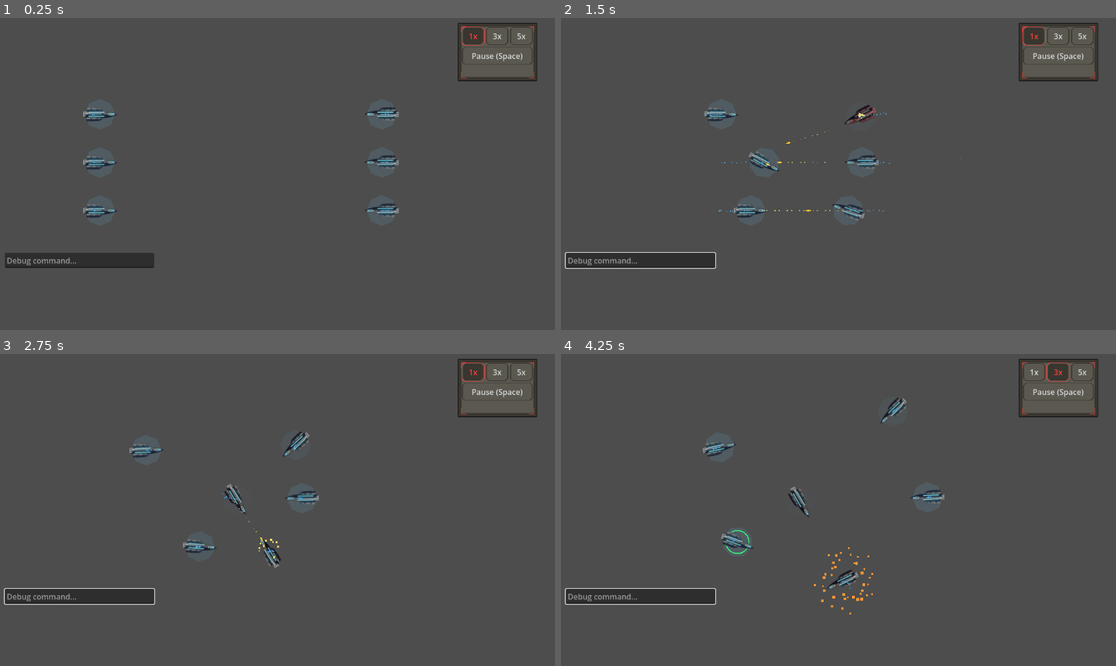
Above: before the commit, frames 1-4 (two rows, left to right).
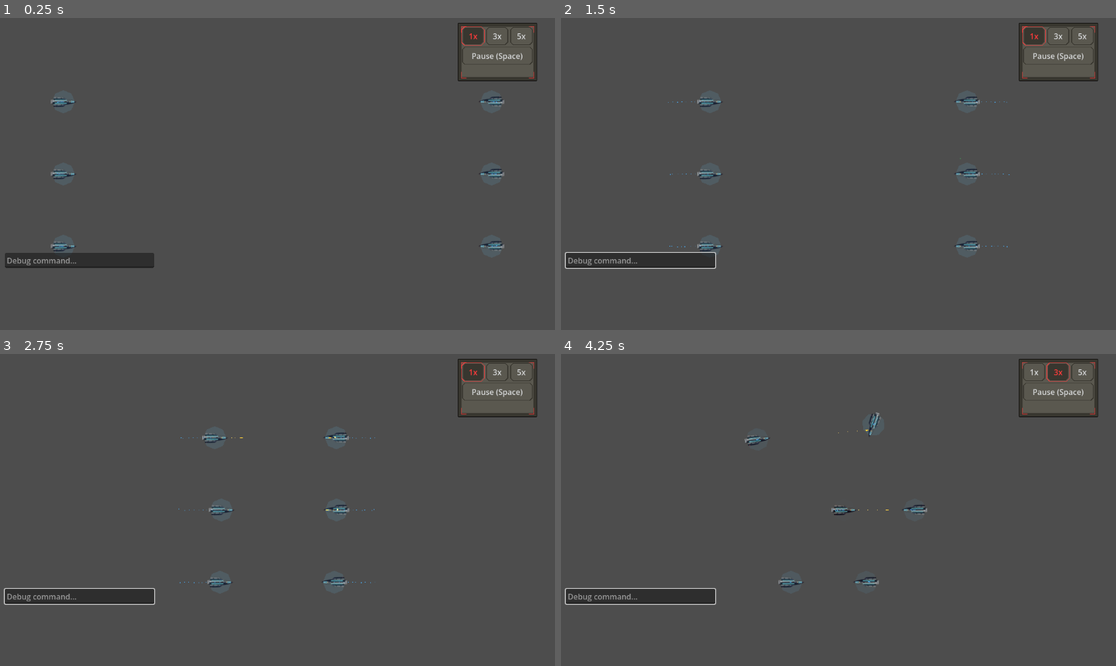
Above: after the commit, the same moments.

Repository: darthlemi/SpaceGame
Game: Godot game, scene res://scenes/combat/combat_scene.tscn
Two runs of this game, one before a commit and one after it. Both use one fixed random seed, a clock stepped at 60 frames per second and the inputs below. This scene is started directly instead of the project's main scene.
Inputs (mouse positions are in pixels of both pictures, inside the frame that each line leads up to):
- Up to frame 1 (0.25 s): no input
- Up to frame 2 (1.5 s): click (638, 261) at 0.52 s; type "12" at 0.6 s; tap Enter at 1.25 s; move the mouse to (960, 158) at 1.27 s; hold D from 1.28 s (still down); hold 4 (formation_box) from 1.28 s (still down); click (960, 158) at 1.42 s
- Up to frame 3 (2.75 s): tap Space at 1.52 s; release D at 2 s; release 4 (formation_box) at 2 s; click "1x" at 2 s
- Up to frame 4 (4.25 s): drag from (727, 525) to (810, 572) at 2.77 s; click "3x" at 3.5 s

The runs differ from the first frame. In frame 1, 1.3% of the frame differs, in the area x 9-91%, y 25-75%; in frame 2, 1.4%; in frame 3, 1.3%; in frame 4, 1.4%, in the area x 25-70%, y 14-84%.

Commit message:
Shrink capital 20% and double the combat arena with a pan/zoom camera
- capital.png re-rendered at 80% (122x111 px); hit_radius 54, shield,
  engine and mounts scaled to match
- Combat arena walls 2304x1296 (2x); spawn points and formation_spacing
  (120) doubled to keep the old proportions with 2x ships
- CombatCamera: wheel zoom about the cursor (fit-arena..1.5x, starts
  0.75), WASD/arrows pan, middle-drag; clamped to the arena, runs while
  paused, ignores keys while the debug console has focus
- Camera opens centred between the two fleets' spawn points

Co-Authored-By: Claude Opus 5.5 <noreply@anthropic.com>

Diff:
--- a/scenes/combat/combat_scene.tscn
+++ b/scenes/combat/combat_scene.tscn
@@ -1,21 +1,25 @@
-[gd_scene load_steps=6 format=3]
+[gd_scene load_steps=7 format=3]
 
 [ext_resource type="Script" path="res://scripts/combat/combat_scene.gd" id="1"]
 [ext_resource type="Script" path="res://scripts/controllers/fleet_commander.gd" id="2"]
 [ext_resource type="PackedScene" path="res://scenes/ui/debug_console.tscn" id="3"]
 [ext_resource type="PackedScene" path="res://scenes/ui/speed_controls.tscn" id="4"]
+[ext_resource type="Script" path="res://scripts/combat/combat_camera.gd" id="5"]
 
 [sub_resource type="RectangleShape2D" id="RectangleShape2D_horizontal"]
-size = Vector2(1160, 50)
+size = Vector2(2320, 50)
 
 [sub_resource type="RectangleShape2D" id="RectangleShape2D_vertical"]
-size = Vector2(50, 660)
+size = Vector2(50, 1308)
 
 [node name="CombatScene" type="Node2D"]
 script = ExtResource("1")
 
 [node name="FleetCommander" type="Node2D" parent="."]
 script = ExtResource("2")
+
+[node name="CombatCamera" type="Camera2D" parent="."]
+script = ExtResource("5")
 
 [node name="UILayer" type="CanvasLayer" parent="."]
 
@@ -35,25 +39,25 @@
 [node name="Bounds" type="Node2D" parent="."]
 
 [node name="TopWall" type="StaticBody2D" parent="Bounds"]
-position = Vector2(570, 15)
+position = Vector2(1152, 15)
 
 [node name="CollisionShape2D" type="CollisionShape2D" parent="Bounds/TopWall"]
 shape = SubResource("RectangleShape2D_horizontal")
 
 [node name="BottomWall" type="StaticBody2D" parent="Bounds"]
-position = Vector2(570, 625)
+position = Vector2(1152, 1273)
 
 [node name="CollisionShape2D" type="CollisionShape2D" parent="Bounds/BottomWall"]
 shape = SubResource("RectangleShape2D_horizontal")
 
 [node name="LeftWall" type="StaticBody2D" parent="Bounds"]
-position = Vector2(15, 320)
+position = Vector2(15, 648)
 
 [node name="CollisionShape2D" type="CollisionShape2D" parent="Bounds/LeftWall"]
 shape = SubResource("RectangleShape2D_vertical")
 
 [node name="RightWall" type="StaticBody2D" parent="Bounds"]
-position = Vector2(1125, 320)
+position = Vector2(2277, 648)
 
 [node name="CollisionShape2D" type="CollisionShape2D" parent="Bounds/RightWall"]
 shape = SubResource("RectangleShape2D_vertical")
--- a/scenes/ship/ship_capital.tscn
+++ b/scenes/ship/ship_capital.tscn
@@ -9,12 +9,12 @@
 [ext_resource type="Texture2D" path="res://assets/sprites/ships/capital.png" id="8"]
 
 [sub_resource type="CircleShape2D" id="1"]
-radius = 68.0
+radius = 54.0
 
 [node name="Ship" type="CharacterBody2D"]
 script = ExtResource("1")
 ship_type = 2
-hit_radius = 68.0
+hit_radius = 54.0
 randomize_loadout = true
 
 [node name="CollisionShape2D" type="CollisionShape2D" parent="."]
@@ -36,26 +36,26 @@
 max_speed = 90.0
 turn_rate = 1.0
 acceleration = 60.0
-hitbox_radius = 20.0
-position = Vector2(-66, 0)
+hitbox_radius = 16.0
+position = Vector2(-53, 0)
 
 [node name="WeaponMount" type="Node2D" parent="."]
 script = ExtResource("5")
-position = Vector2(47, 0)
-hitbox_radius = 18.0
+position = Vector2(38, 0)
+hitbox_radius = 14.0
 
 [node name="WeaponMount2" type="Node2D" parent="."]
 script = ExtResource("5")
-position = Vector2(40, -31)
-hitbox_radius = 18.0
+position = Vector2(32, -25)
+hitbox_radius = 14.0
 
 [node name="WeaponMount3" type="Node2D" parent="."]
 script = ExtResource("5")
-position = Vector2(40, 31)
-hitbox_radius = 18.0
+position = Vector2(32, 25)
+hitbox_radius = 14.0
 
 [node name="ShieldGlow" type="Polygon2D" parent="."]
-polygon = PackedVector2Array(84, 0, 59.4, 59.4, 0, 84, -59.4, 59.4, -84, 0, -59.4, -59.4, 0, -84, 59.4, -59.4)
+polygon = PackedVector2Array(67, 0, 47.4, 47.4, 0, 67, -47.4, 47.4, -67, 0, -47.4, -47.4, 0, -67, 47.4, -47.4)
 color = Color(0.4, 0.8, 1, 0.35)
 
 [node name="VFX" type="Node2D" parent="."]
--- /dev/null
+++ b/scripts/combat/combat_camera.gd
@@ -0,0 +1,80 @@
+class_name CombatCamera
+extends Camera2D
+
+# Pans and zooms over the combat arena: mouse wheel zooms about the cursor, WASD/arrows
+# pan, middle-drag grabs the view. Runs while paused and uses wall-clock time, so the
+# player can look around a paused or slowed fight.
+
+const PAN_SPEED := 900.0  # screen px per second, so panning feels the same at any zoom
+const ZOOM_STEP := 1.15
+const MAX_ZOOM := 1.5
+const START_ZOOM := 0.75
+
+@export var arena_size := Vector2(2304, 1296)
+
+var _dragging := false
+var _last_usec := 0
+
+func _ready() -> void:
+	process_mode = Node.PROCESS_MODE_ALWAYS
+	_last_usec = Time.get_ticks_usec()
+	zoom = Vector2.ONE * clampf(START_ZOOM, fit_zoom(_view_size(), arena_size), MAX_ZOOM)
+	position = clamp_center(position, _view_size(), zoom.x, arena_size)
+
+# Centre the view on a world point (clamped to the arena).
+func focus(point: Vector2) -> void:
+	position = clamp_center(point, _view_size(), zoom.x, arena_size)
+
+func _process(_delta: float) -> void:
+	var now := Time.get_ticks_usec()
+	var dt := (now - _last_usec) / 1_000_000.0
+	_last_usec = now
+	if get_viewport().gui_get_focus_owner() is LineEdit:
+		return  # typing in the debug console must not pan
+	var dir := Vector2(
+		float(Input.is_physical_key_pressed(KEY_D) or Input.is_key_pressed(KEY_RIGHT))
+			- float(Input.is_physical_key_pressed(KEY_A) or Input.is_key_pressed(KEY_LEFT)),
+		float(Input.is_physical_key_pressed(KEY_S) or Input.is_key_pressed(KEY_DOWN))
+			- float(Input.is_physical_key_pressed(KEY_W) or Input.is_key_pressed(KEY_UP)))
+	if dir != Vector2.ZERO:
+		position = clamp_center(position + dir.normalized() * PAN_SPEED * dt / zoom.x,
+			_view_size(), zoom.x, arena_size)
+
+func _unhandled_input(event: InputEvent) -> void:
+	if event is InputEventMouseButton:
+		match event.button_index:
+			MOUSE_BUTTON_WHEEL_UP, MOUSE_BUTTON_WHEEL_DOWN:
+				if event.pressed:
+					var step := ZOOM_STEP if event.button_index == MOUSE_BUTTON_WHEEL_UP else 1.0 / ZOOM_STEP
+					_zoom_at(event.position, zoom.x * step)
+			MOUSE_BUTTON_MIDDLE:
+				_dragging = event.pressed
+	elif event is InputEventMouseMotion and _dragging:
+		position = clamp_center(position - event.relative / zoom.x, _view_size(), zoom.x, arena_size)
+
+func _zoom_at(cursor: Vector2, wanted: float) -> void:
+	var view := _view_size()
+	var new_zoom := clampf(wanted, fit_zoom(view, arena_size), MAX_ZOOM)
+	var centre := zoom_about(position, view, cursor, zoom.x, new_zoom)
+	zoom = Vector2.ONE * new_zoom
+	position = clamp_center(centre, view, new_zoom, arena_size)
+
+func _view_size() -> Vector2:
+	return get_viewport_rect().size
+
+# Smallest zoom that still shows nothing outside the arena.
+static func fit_zoom(view: Vector2, arena: Vector2) -> float:
+	return maxf(view.x / arena.x, view.y / arena.y)
+
+# Keep the visible rect inside the arena; centre an axis the view is wider than.
+static func clamp_center(centre: Vector2, view: Vector2, zoom_level: float, arena: Vector2) -> Vector2:
+	var half := view / zoom_level / 2.0
+	var x := arena.x / 2.0 if half.x * 2.0 >= arena.x else clampf(centre.x, half.x, arena.x - half.x)
+	var y := arena.y / 2.0 if half.y * 2.0 >= arena.y else clampf(centre.y, half.y, arena.y - half.y)
+	return Vector2(x, y)
+
+# New camera centre that keeps the world point under the cursor fixed across a zoom change.
+static func zoom_about(centre: Vector2, view: Vector2, cursor: Vector2, old_zoom: float, new_zoom: float) -> Vector2:
+	var offset := cursor - view / 2.0
+	var world := centre + offset / old_zoom
+	return world - offset / new_zoom
--- a/scripts/combat/combat_scene.gd
+++ b/scripts/combat/combat_scene.gd
@@ -4,10 +4,11 @@
 const PLAYER_GROUP := &"player_fleet"
 const ENEMY_GROUP := &"enemy_fleet"
 
-@export var player_spawn_points: Array[Vector2] = [Vector2(200, 200), Vector2(200, 300), Vector2(200, 400)]
-@export var enemy_spawn_points: Array[Vector2] = [Vector2(800, 200), Vector2(800, 300), Vector2(800, 400)]
+@export var player_spawn_points: Array[Vector2] = [Vector2(400, 400), Vector2(400, 600), Vector2(400, 800)]
+@export var enemy_spawn_points: Array[Vector2] = [Vector2(1600, 400), Vector2(1600, 600), Vector2(1600, 800)]
 
 @onready var fleet_commander: FleetCommander = $FleetCommander
+@onready var combat_camera: CombatCamera = $CombatCamera
 @onready var result_label: Label = $UILayer/ResultLabel
 @onready var debug_console: Control = $UILayer/DebugConsole/Panel
 
@@ -34,6 +35,7 @@
 	else:
 		player_ships = _spawn_fleet(player_spawn_points, PLAYER_GROUP, ENEMY_GROUP, 0.0)
 		enemy_ships = _spawn_fleet(enemy_spawn_points, ENEMY_GROUP, PLAYER_GROUP, PI)
+	combat_camera.focus(_spawn_centre())
 
 	# Ships are instantiated dynamically here rather than as static scene children, so
 	# their own _ready() (which resolves @onready hull/shield/engine) hasn't run yet at
@@ -55,6 +57,16 @@
 	debug_console.command_entered.connect(_on_debug_command)
 	# An unarmed side loses before a shot is fired.
 	_check_battle_end()
+
+# Midpoint between the two fleets' spawn areas, where the fight opens.
+func _spawn_centre() -> Vector2:
+	var points := player_spawn_points + enemy_spawn_points
+	if points.is_empty():
+		return combat_camera.arena_size / 2.0
+	var total := Vector2.ZERO
+	for point in points:
+		total += point
+	return total / float(points.size())
 
 func _spawn_fleet(points: Array[Vector2], own_group: StringName, opposing_group: StringName, facing_rotation: float) -> Array[Ship]:
 	var spawned: Array[Ship] = []
--- a/scripts/controllers/fleet_commander.gd
+++ b/scripts/controllers/fleet_commander.gd
@@ -5,7 +5,7 @@
 @export var click_target_radius: float = 24.0
 @export var drag_threshold: float = 6.0
 
-@export var formation_spacing: float = 60.0
+@export var formation_spacing: float = 120.0
 @export var formation_slop: float = 0.15
 
 var ships: Array[Ship] = []
--- a/tests/run_tests.gd
+++ b/tests/run_tests.gd
@@ -20,6 +20,7 @@
 		preload("res://tests/test_projectile.gd"),
 		preload("res://tests/test_ship.gd"),
 		preload("res://tests/test_ai_controller_state.gd"),
+		preload("res://tests/test_combat_camera.gd"),
 		preload("res://tests/test_formation.gd"),
 		preload("res://tests/test_fleet_commander.gd"),
 		preload("res://tests/test_debug_console.gd"),
--- /dev/null
+++ b/tests/test_combat_camera.gd
@@ -0,0 +1,45 @@
+extends RefCounted
+
+const VIEW := Vector2(1152, 648)
+const ARENA := Vector2(2304, 1296)
+
+static func run() -> Array[String]:
+	var failures: Array[String] = []
+	_check_fit_zoom(failures)
+	_check_clamp_center(failures)
+	_check_zoom_about(failures)
+	return failures
+
+static func _check_fit_zoom(failures: Array[String]) -> void:
+	if not is_equal_approx(CombatCamera.fit_zoom(VIEW, ARENA), 0.5):
+		failures.append("fit_zoom: expected 0.5 for a 2x arena, got %s" % CombatCamera.fit_zoom(VIEW, ARENA))
+	# The tighter axis wins: a wide arena is limited by its height.
+	var wide := CombatCamera.fit_zoom(VIEW, Vector2(4608, 1296))
+	if not is_equal_approx(wide, 0.5):
+		failures.append("fit_zoom: expected 0.5 (height-bound) for a wide arena, got %s" % wide)
+
+static func _check_clamp_center(failures: Array[String]) -> void:
+	var inside := CombatCamera.clamp_center(Vector2(1000, 600), VIEW, 1.0, ARENA)
+	if not inside.is_equal_approx(Vector2(1000, 600)):
+		failures.append("clamp_center: expected an in-bounds centre unchanged, got %s" % inside)
+	var corner := CombatCamera.clamp_center(Vector2(-500, 5000), VIEW, 1.0, ARENA)
+	if not corner.is_equal_approx(Vector2(576, 972)):
+		failures.append("clamp_center: expected (576, 972) so the view stays inside, got %s" % corner)
+	# Zoomed out past the arena: the view is centred instead of clamped to a negative range.
+	var wider := CombatCamera.clamp_center(Vector2(0, 0), VIEW, 0.25, ARENA)
+	if not wider.is_equal_approx(ARENA / 2.0):
+		failures.append("clamp_center: expected the arena centre when the view is larger, got %s" % wider)
+
+static func _check_zoom_about(failures: Array[String]) -> void:
+	var centre := Vector2(1000, 600)
+	var cursor := Vector2(900, 100)
+	var old_zoom := 0.75
+	var new_zoom := 1.5
+	var world_before := centre + (cursor - VIEW / 2.0) / old_zoom
+	var moved := CombatCamera.zoom_about(centre, VIEW, cursor, old_zoom, new_zoom)
+	var world_after := moved + (cursor - VIEW / 2.0) / new_zoom
+	if not world_after.is_equal_approx(world_before):
+		failures.append("zoom_about: expected the point under the cursor to stay put, %s -> %s" % [world_before, world_after])
+	var centred := CombatCamera.zoom_about(centre, VIEW, VIEW / 2.0, old_zoom, new_zoom)
+	if not centred.is_equal_approx(centre):
+		failures.append("zoom_about: expected zooming at the screen centre to keep the centre, got %s" % centred)
--- a/tests/test_ship_type_scenes.gd
+++ b/tests/test_ship_type_scenes.gd
@@ -55,8 +55,8 @@
 	if freighter.engine.hitbox_radius <= 0.0:
 		failures.append("ship_freighter.tscn: expected the Engine to have a positive hitbox_radius")
 
-	if not is_equal_approx(capital.hit_radius, 68.0):
-		failures.append("ship_capital.tscn: expected hit_radius 68.0, got %s" % capital.hit_radius)
+	if not is_equal_approx(capital.hit_radius, 54.0):
+		failures.append("ship_capital.tscn: expected hit_radius 54.0, got %s" % capital.hit_radius)
 	for mount in capital.weapon_mounts:
 		if mount.hitbox_radius <= 0.0:
 			failures.append("ship_capital.tscn: expected every capital WeaponMount to have a positive hitbox_radius")
Binary file changed: assets/sprites/ships/capital.png
Not shown, added: scripts/combat/combat_camera.gd.uid
Not shown, added: tests/test_combat_camera.gd.uid
